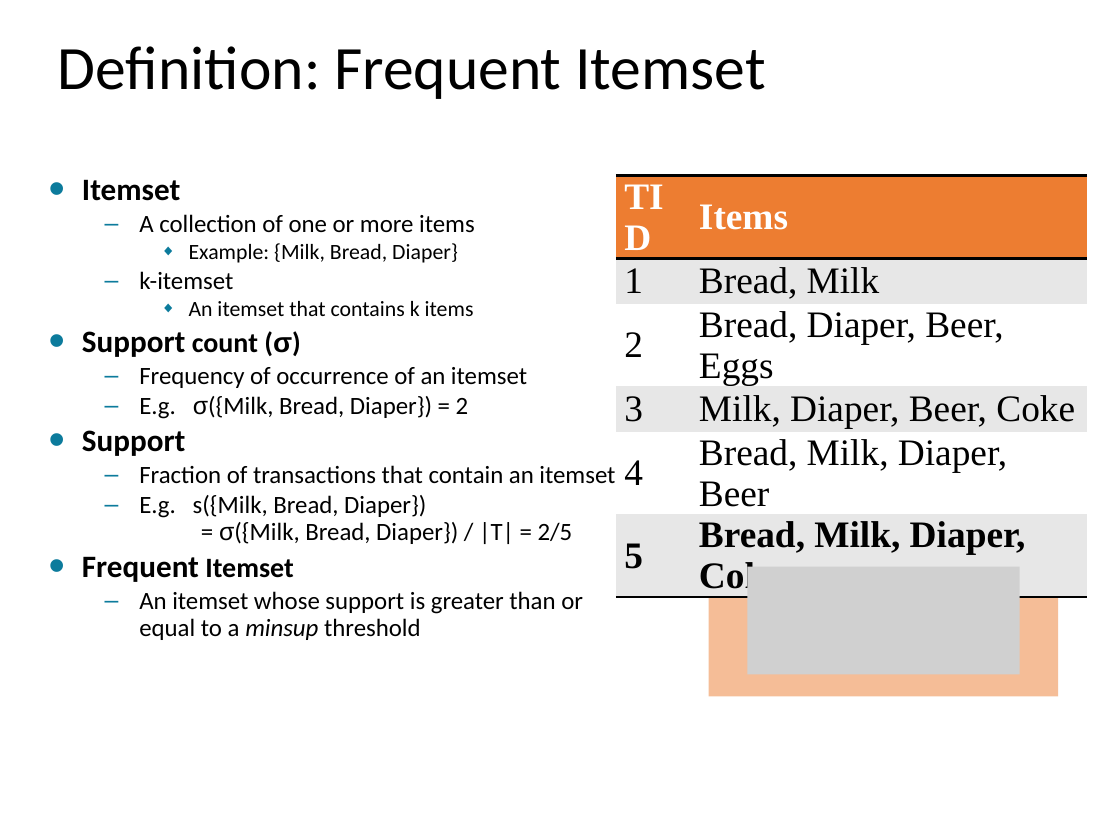
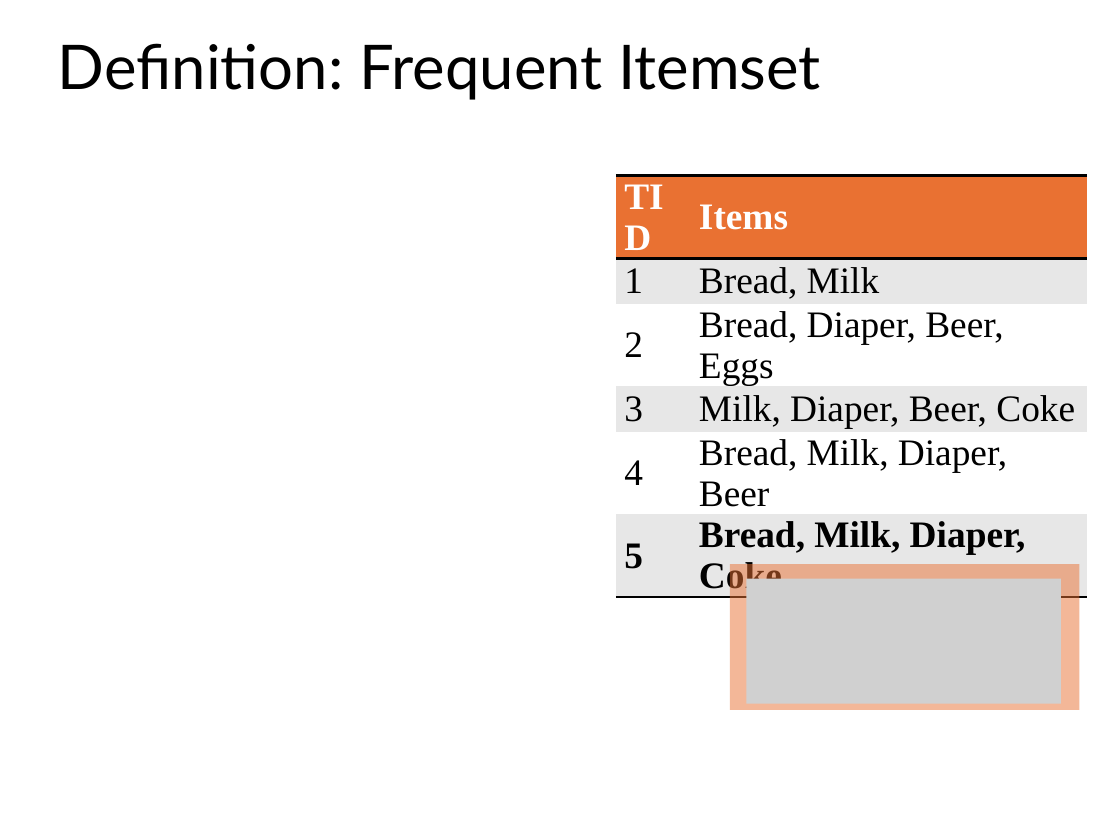
Before and after one commit to mhahsler/Introduction_to_Data_Mining_R_Examples, a slide deck: slide 5 of slides/chap5_basic_association_analysis.pptx. Drawn at 1120x840 pixels with LibreOffice and Linux fonts; fonts in the diff are those of the drawing; grey boxes stand for pictures. Boxes give left, top, right and bottom in pixels: in the first picture for what was removed or moved away, otherwise in the second. Text is boxed around its words. In the diff, an @@ line names an element or a change of style, - is before the commit and + after.

```diff
--- a/slides/chap5_basic_association_analysis.pptx
+++ b/slides/chap5_basic_association_analysis.pptx
@@ title "Definition: Frequent Itemset" at (x1=58, y1=43, x2=820, y2=100): font Calibri to Lato @@
@@ text removed at (x1=82, y1=179, x2=615, y2=640) @@
-• Itemset
-  – A collection of one or more items
-    ◆ Example: {Milk, Bread, Diaper}
-  – k-itemset
-    ◆ An itemset that contains k items
-• Support count (σ)
-  – Frequency of occurrence of an itemset
-  – E.g. σ({Milk, Bread, Diaper}) = 2
-• Support
-  – Fraction of transactions that contain an itemset
-  – E.g. s({Milk, Bread, Diaper})
-    = σ({Milk, Bread, Diaper}) / |T| = 2/5
-• Frequent Itemset
-  – An itemset whose support is greater than or equal to a minsup threshold
@@ table at (x1=616, y1=176, x2=1088, y2=600) @@
@@ fill #ED7D31 to #E97132 in row 1 @@
@@ rectangle moved from (x1=709, y1=551, x2=1058, y2=697) to (x1=730, y1=564, x2=1080, y2=710) @@
@@ rectangle at (x1=730, y1=564, x2=1080, y2=710): fill #ED7D31 at 50% opacity to #E97132 at 50% opacity @@
@@ picture resized from (x1=747, y1=567, x2=1019, y2=674) to (x1=746, y1=579, x2=1061, y2=704) @@
```
Also in this commit, not shown: 45 other slides changed, 1 slide added, 45 slides removed, 1 other file.
